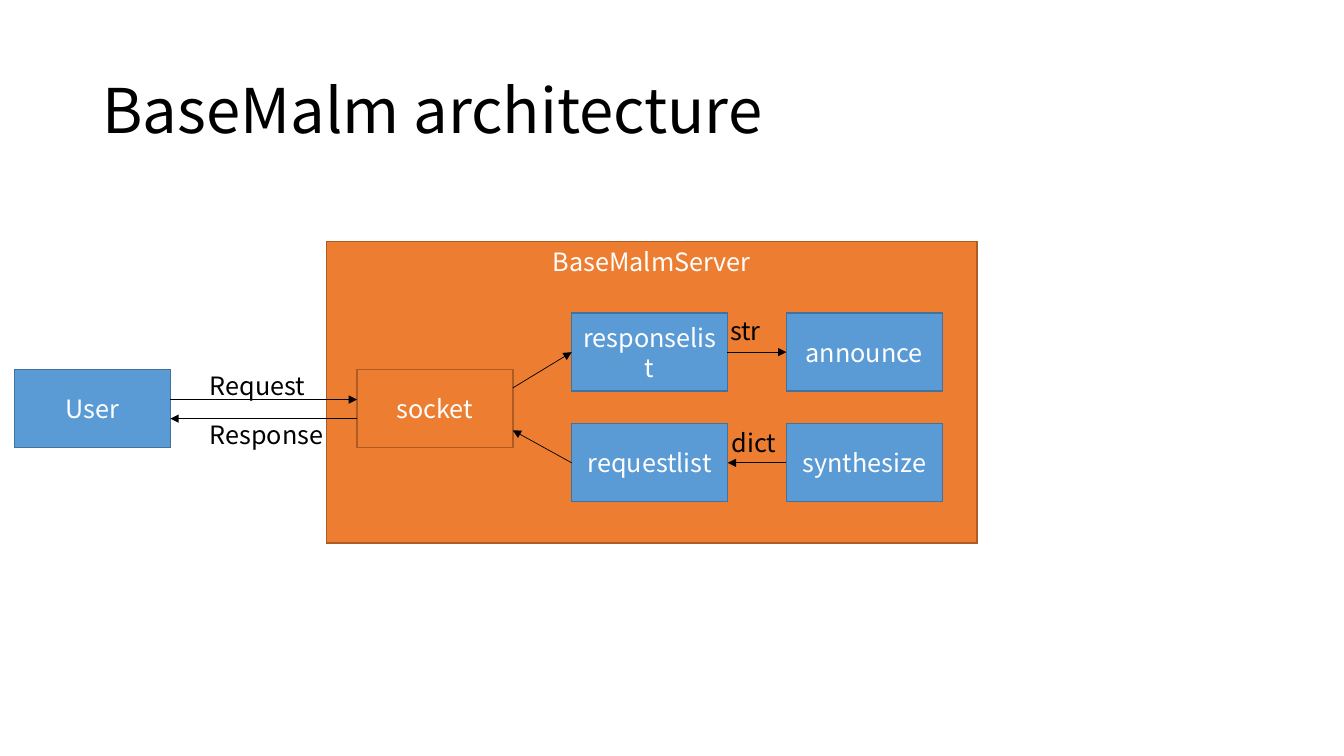
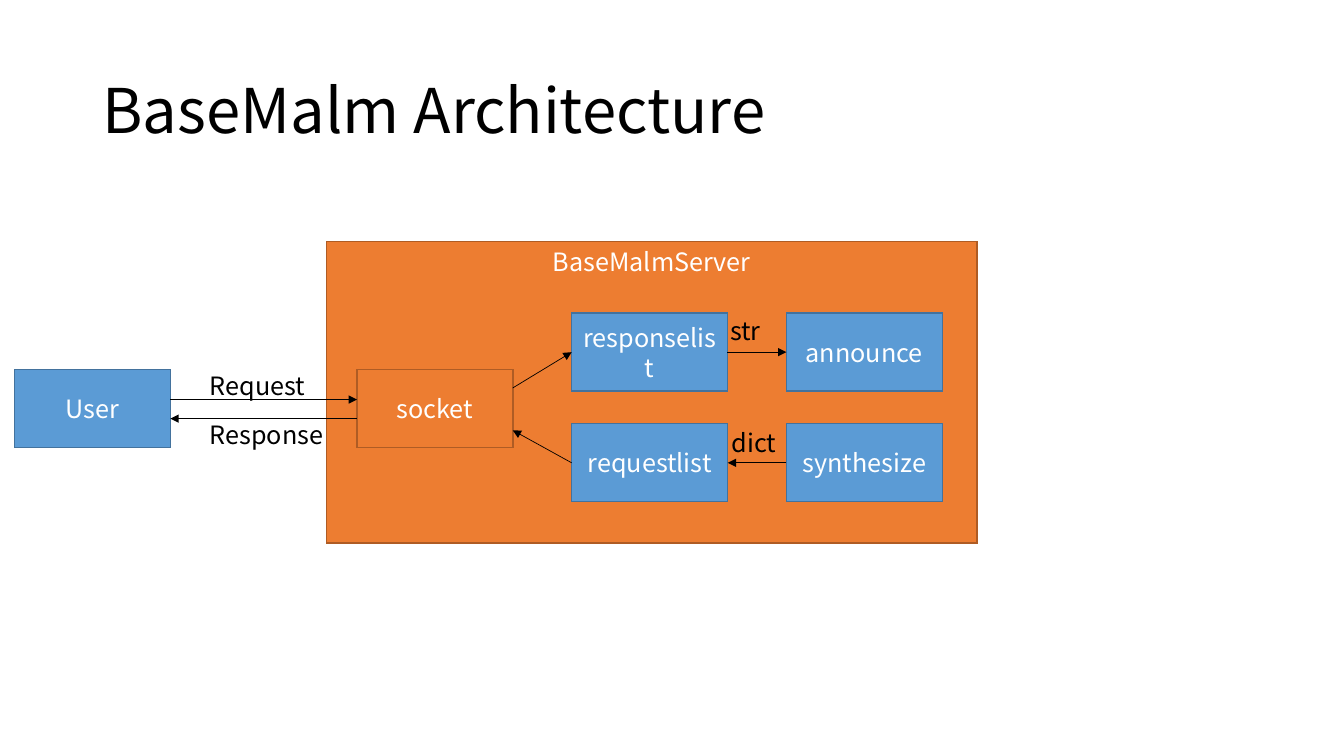
Before and after one commit to Leesuk-Kim/MALM, a slide deck: slide 2 of MALM architecture.pptx. Drawn at 1344x756 pixels with LibreOffice and Linux fonts; fonts in the diff are those of the drawing. Boxes give left, top, right and bottom in pixels: in the first picture for what was removed or moved away, otherwise in the second. Text is boxed around its words. In the diff, an @@ line names an element or a change of style, - is before the commit and + after.

```diff
--- a/MALM architecture.pptx
+++ b/MALM architecture.pptx
@@ title at [102,84,766,134]: text changed @@
-BaseMalm architecture
+BaseMalm Architecture
```
Also in this commit, not shown: 1 other slide changed, 1 slide added, 5 other files.
